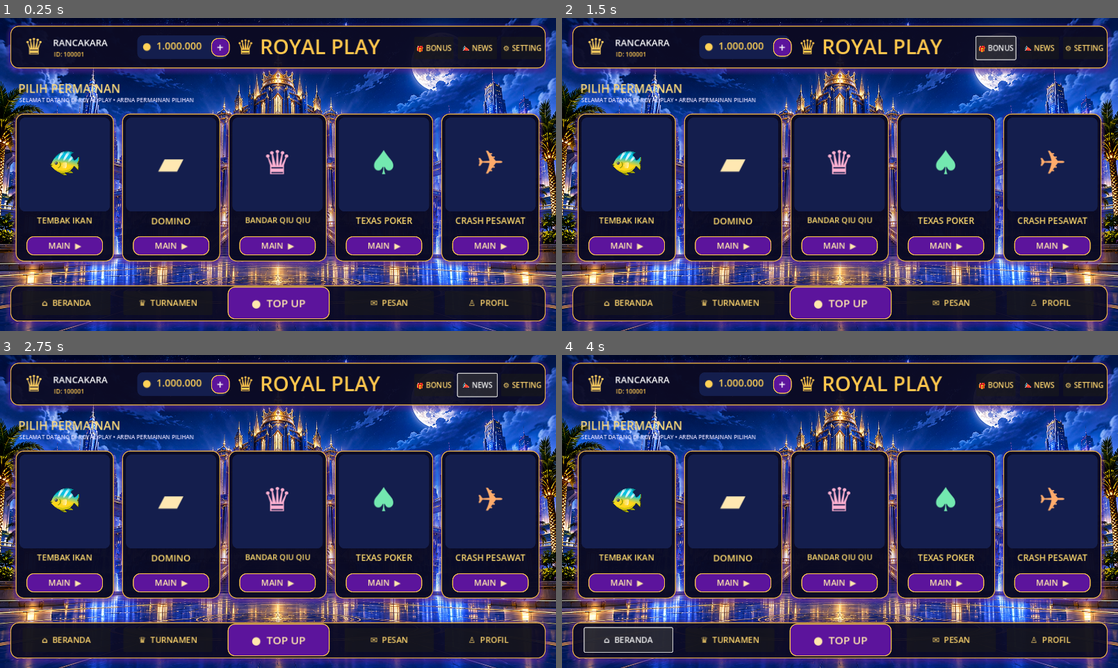
Above: before the commit, frames 1-4 (two rows, left to right).
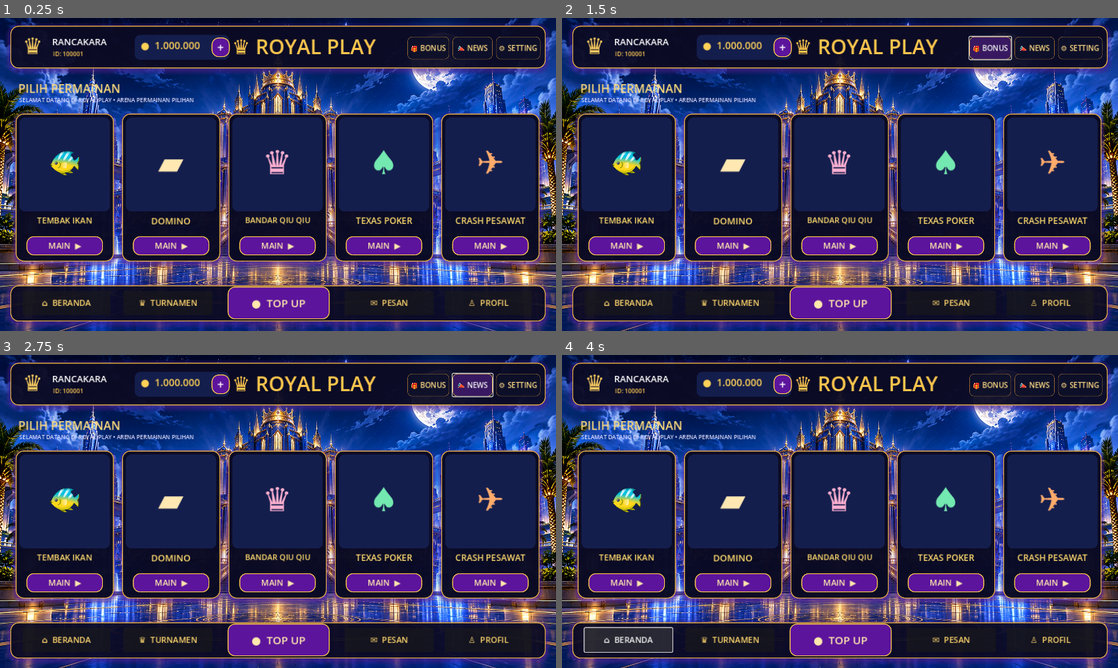
Above: after the commit, the same moments.

Repository: RancakaraGames/Gta-clone
Game: Godot game, scene res://scenes/Lobby.tscn
Same seed, same stepped clock (60 frames per second), same inputs: the game is played once before the commit and once after it.
Inputs:
- Up to frame 1 (0.25 s): no input
- Up to frame 2 (1.5 s): click "+" at 0.5 s; click "🎁 BONUS" at 1.25 s
- Up to frame 3 (2.75 s): click "📣 NEWS" at 2 s
- Up to frame 4 (4 s): click "MAIN ▶" at 2.75 s; click "⌂ BERANDA" at 3.5 s

The runs differ from the first frame. In frame 1, 2.0% of the frame differs, in the area x 4-98%, y 5-14%; in frame 2, 2.5%; in frame 3, 2.5%; in frame 4, 2.0%.

Commit message:
Polish ROYAL PLAY header spacing and premium action buttons

Diff:
--- a/scenes/Lobby.tscn
+++ b/scenes/Lobby.tscn
@@ -63,6 +63,31 @@
 corner_radius_bottom_right = 13
 corner_radius_bottom_left = 13
 
+
+[sub_resource type="StyleBoxFlat" id="StyleBox_header_action"]
+bg_color = Color(0.055, 0.065, 0.16, 0.82)
+border_width_left = 1
+border_width_top = 1
+border_width_right = 1
+border_width_bottom = 1
+border_color = Color(0.68, 0.48, 0.20, 0.85)
+corner_radius_top_left = 10
+corner_radius_top_right = 10
+corner_radius_bottom_right = 10
+corner_radius_bottom_left = 10
+
+[sub_resource type="StyleBoxFlat" id="StyleBox_header_action_hover"]
+bg_color = Color(0.22, 0.10, 0.38, 1)
+border_width_left = 1
+border_width_top = 1
+border_width_right = 1
+border_width_bottom = 1
+border_color = Color(1, 0.80, 0.36, 1)
+corner_radius_top_left = 10
+corner_radius_top_right = 10
+corner_radius_bottom_right = 10
+corner_radius_bottom_left = 10
+
 [node name="Lobby" type="Control"]
 layout_mode = 3
 anchors_preset = 15
@@ -90,10 +115,10 @@
 theme_override_styles/panel = SubResource("StyleBox_header")
 
 [node name="Avatar" type="Label" parent="Header"]
-offset_left = 17.0
-offset_top = 12.0
-offset_right = 92.0
-offset_bottom = 82.0
+offset_left = 16.0
+offset_top = 10.0
+offset_right = 88.0
+offset_bottom = 84.0
 theme_override_colors/font_color = Color(1, 0.82, 0.38, 1)
 theme_override_font_sizes/font_size = 52
 text = "♛"
@@ -101,44 +126,44 @@
 vertical_alignment = 1
 
 [node name="PlayerName" type="Label" parent="Header"]
-offset_left = 98.0
-offset_top = 24.0
-offset_right = 270.0
-offset_bottom = 54.0
+offset_left = 96.0
+offset_top = 22.0
+offset_right = 265.0
+offset_bottom = 53.0
 theme_override_colors/font_color = Color(1, 1, 1, 1)
 theme_override_font_sizes/font_size = 21
 text = "RANCAKARA"
 
 [node name="PlayerID" type="Label" parent="Header"]
-offset_left = 100.0
-offset_top = 55.0
-offset_right = 270.0
+offset_left = 98.0
+offset_top = 54.0
+offset_right = 265.0
 offset_bottom = 77.0
 theme_override_colors/font_color = Color(1, 0.79, 0.32, 1)
 theme_override_font_sizes/font_size = 14
 text = "ID: 100001"
 
 [node name="CoinPanel" type="Panel" parent="Header"]
-offset_left = 292.0
-offset_top = 22.0
-offset_right = 500.0
-offset_bottom = 76.0
+offset_left = 286.0
+offset_top = 21.0
+offset_right = 504.0
+offset_bottom = 78.0
 theme_override_styles/panel = SubResource("StyleBox_art")
 
 [node name="CoinBalance" type="Label" parent="Header/CoinPanel"]
-offset_left = 12.0
+offset_left = 14.0
 offset_top = 8.0
-offset_right = 194.0
-offset_bottom = 46.0
+offset_right = 178.0
+offset_bottom = 48.0
 theme_override_colors/font_color = Color(1, 0.82, 0.34, 1)
 theme_override_font_sizes/font_size = 23
 text = "●  1.000.000"
 
 [node name="CoinPlus" type="Button" parent="Header"]
-offset_left = 462.0
-offset_top = 28.0
+offset_left = 463.0
+offset_top = 27.0
 offset_right = 505.0
-offset_bottom = 71.0
+offset_bottom = 72.0
 theme_override_colors/font_color = Color(1, 1, 1, 1)
 theme_override_font_sizes/font_size = 27
 theme_override_styles/normal = SubResource("StyleBox_button")
@@ -146,9 +171,9 @@
 text = "+"
 
 [node name="RoyalLogo" type="Label" parent="Header"]
-offset_left = 520.0
-offset_top = 4.0
-offset_right = 790.0
+offset_left = 510.0
+offset_top = 5.0
+offset_right = 820.0
 offset_bottom = 91.0
 theme_override_colors/font_color = Color(1, 0.78, 0.30, 1)
 theme_override_font_sizes/font_size = 47
@@ -157,29 +182,38 @@
 vertical_alignment = 1
 
 [node name="BonusButton" type="Button" parent="Header"]
-offset_left = 930.0
+offset_left = 914.0
 offset_top = 25.0
-offset_right = 1020.0
+offset_right = 1010.0
 offset_bottom = 77.0
-theme_override_colors/font_color = Color(1, 0.84, 0.44, 1)
+theme_override_colors/font_color = Color(1, 0.86, 0.52, 1)
+theme_override_font_sizes/font_size = 15
+theme_override_styles/normal = SubResource("StyleBox_header_action")
+theme_override_styles/hover = SubResource("StyleBox_header_action_hover")
 theme_override_font_sizes/font_size = 17
 text = "🎁 BONUS"
 
 [node name="NewsButton" type="Button" parent="Header"]
-offset_left = 1030.0
+offset_left = 1018.0
 offset_top = 25.0
-offset_right = 1120.0
+offset_right = 1110.0
 offset_bottom = 77.0
-theme_override_colors/font_color = Color(1, 0.84, 0.44, 1)
+theme_override_colors/font_color = Color(1, 0.86, 0.52, 1)
+theme_override_font_sizes/font_size = 15
+theme_override_styles/normal = SubResource("StyleBox_header_action")
+theme_override_styles/hover = SubResource("StyleBox_header_action_hover")
 theme_override_font_sizes/font_size = 17
 text = "📣 NEWS"
 
 [node name="SettingsButton" type="Button" parent="Header"]
-offset_left = 1130.0
+offset_left = 1118.0
 offset_top = 25.0
 offset_right = 1220.0
 offset_bottom = 77.0
-theme_override_colors/font_color = Color(1, 0.84, 0.44, 1)
+theme_override_colors/font_color = Color(1, 0.86, 0.52, 1)
+theme_override_font_sizes/font_size = 15
+theme_override_styles/normal = SubResource("StyleBox_header_action")
+theme_override_styles/hover = SubResource("StyleBox_header_action_hover")
 theme_override_font_sizes/font_size = 17
 text = "⚙ SETTING"
 
Not shown: 1 places in scenes/Lobby.tscn that only renumber resources
